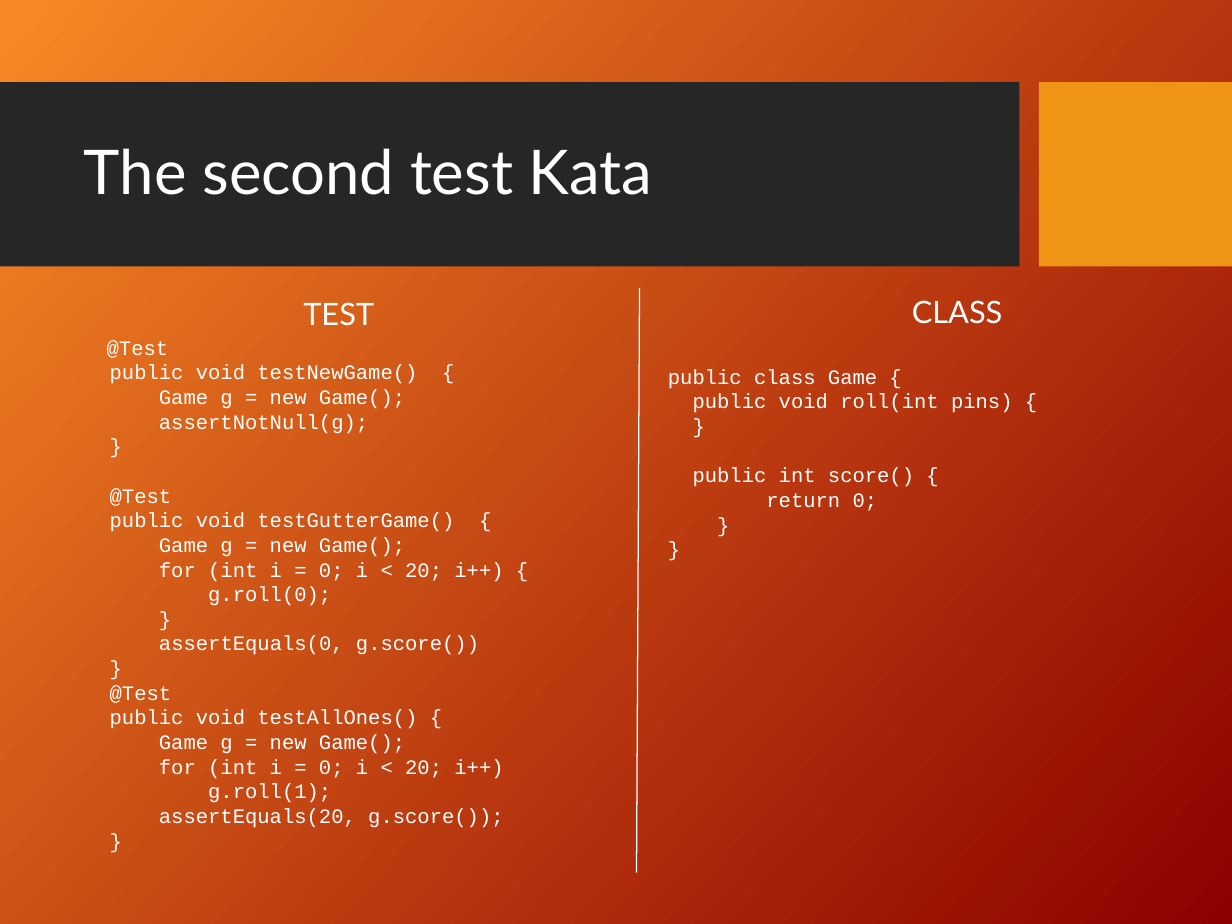
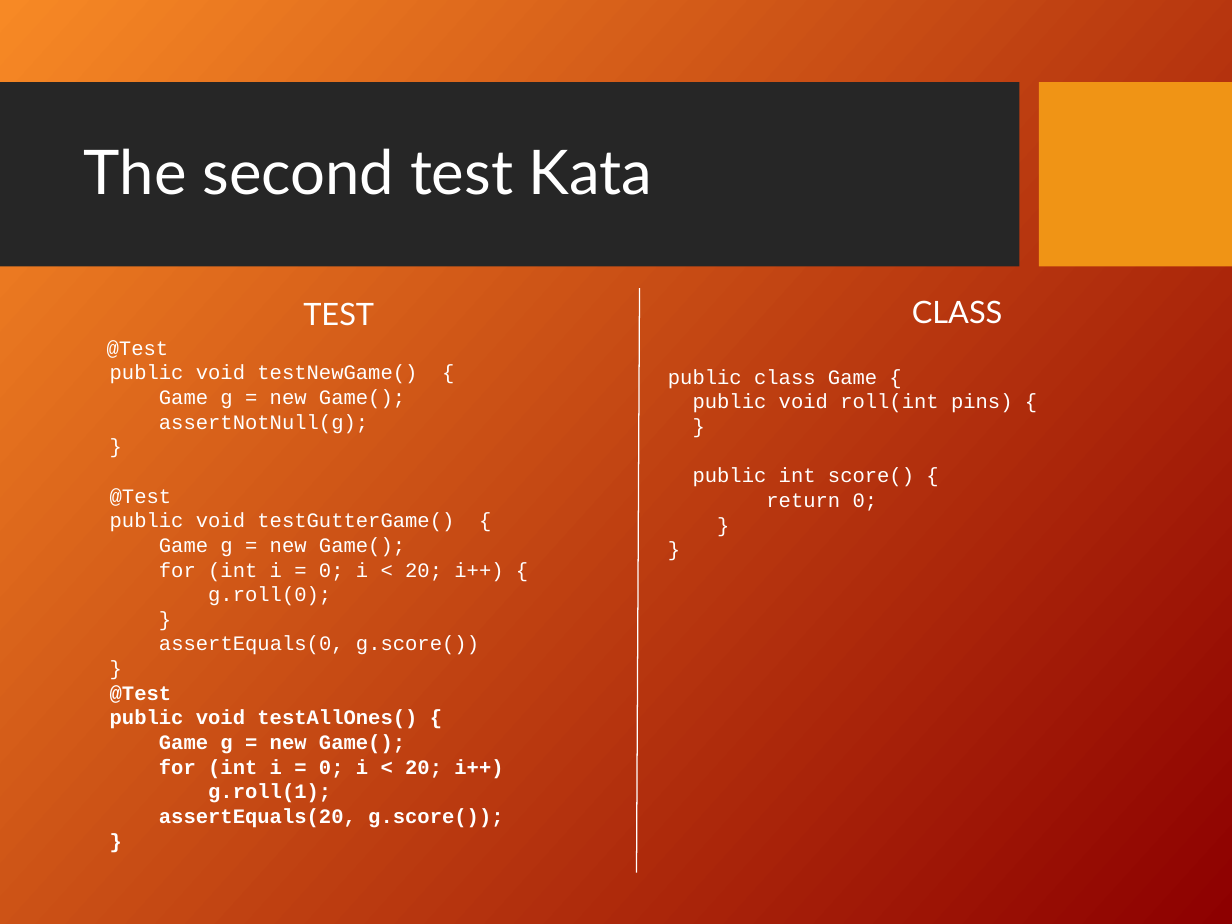
Before and after one commit to dkneuma/BowlingGame, a slide deck: slide 23 of Documentation/Bowling Game Kata.ppt. Drawn at 1232x924 pixels with LibreOffice and Linux fonts; fonts in the diff are those of the drawing; background and template pictures are left out. Boxes give left, top, right and bottom in pixels: in the first picture for what was removed or moved away, otherwise in the second. Text is boxed around its words. In the diff, an @@ line names an element or a change of style, - is before the commit and + after.

Commit message:
Finished Second Kata

```diff
--- a/Documentation/Bowling Game Kata.ppt
+++ b/Documentation/Bowling Game Kata.ppt
@@ text at [110,685,503,828]: bold on in "@Test", "public void testAllOnes() {", "Game g = new Game();", "for (int i = 0; i < ..." and 3 more places @@
```
Also in this commit, not shown: 13 other slides changed, 4 slides added, 24 slides removed, 7 other files.
